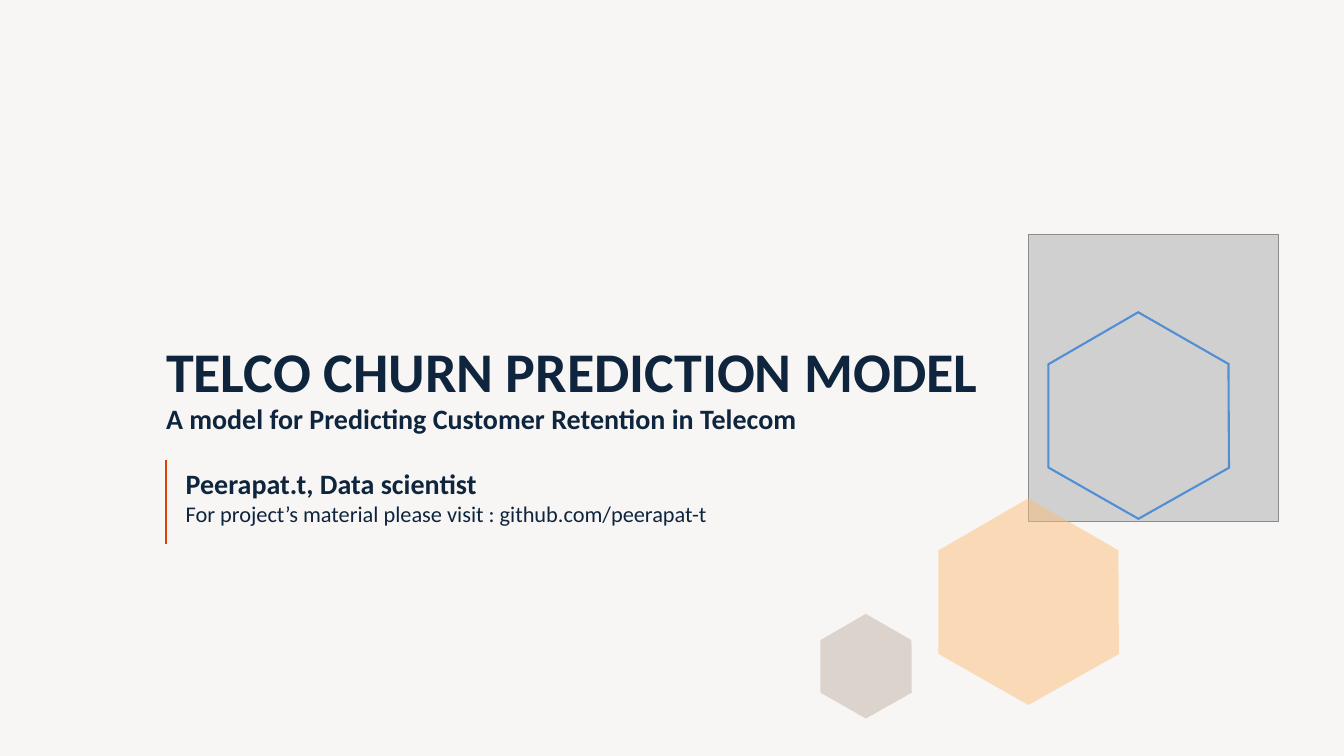
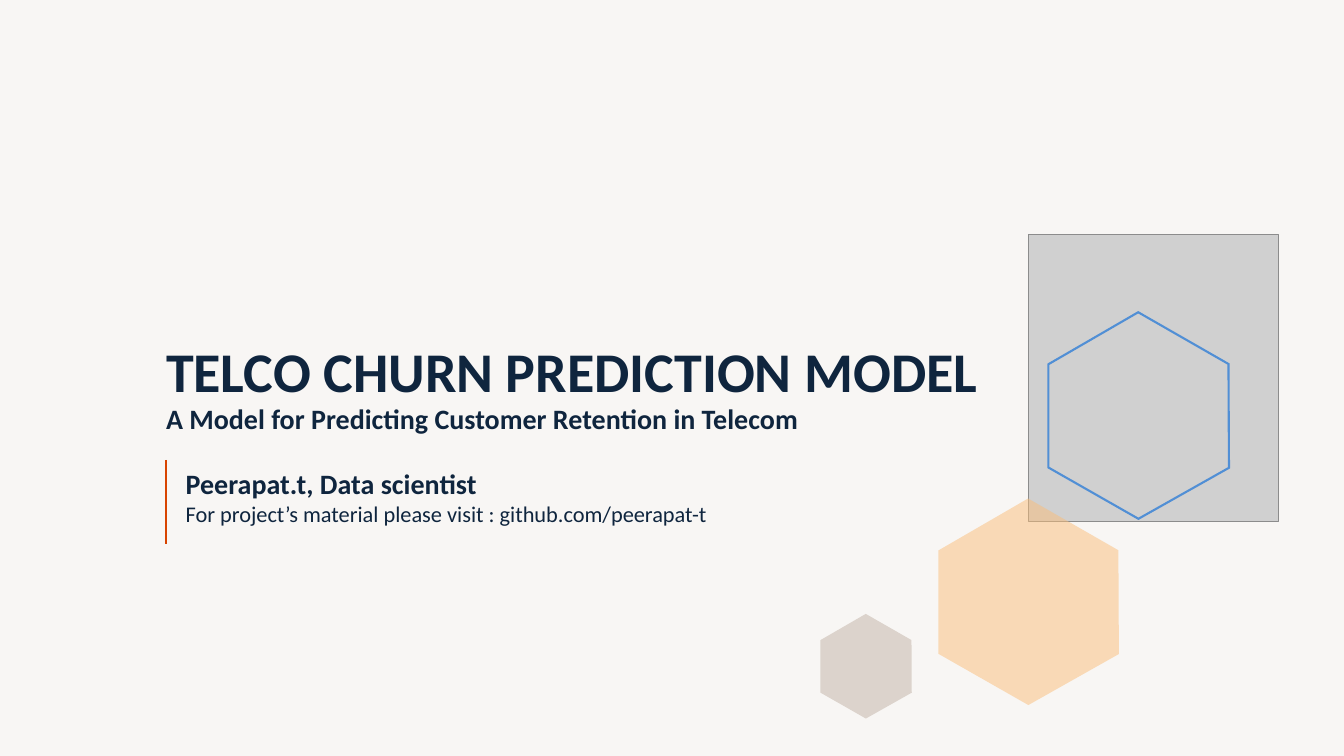
Before and after one commit to peerapat-t/telco_churn_prediction_model, a slide deck: slide 1 of Telco churn prediction model presentation.pptx. Drawn at 1344x756 pixels with LibreOffice and Linux fonts; fonts in the diff are those of the drawing; grey boxes stand for pictures. Boxes give left, top, right and bottom in pixels: in the first picture for what was removed or moved away, otherwise in the second. Text is boxed around its words. In the diff, an @@ line names an element or a change of style, - is before the commit and + after.

```diff
--- a/Telco churn prediction model presentation.pptx
+++ b/Telco churn prediction model presentation.pptx
@@ title at (x1=166, y1=355, x2=977, y2=434): text changed @@
-TELCO CHURN PREDICTION MODEL
-A model for Predicting Customer Retention in Telecom
+TELCO CHURN PREDICTION MODEL
+A Model for Predicting Customer Retention in Telecom
```
Also in this commit, not shown: 1 other slide changed, 1 other file.
